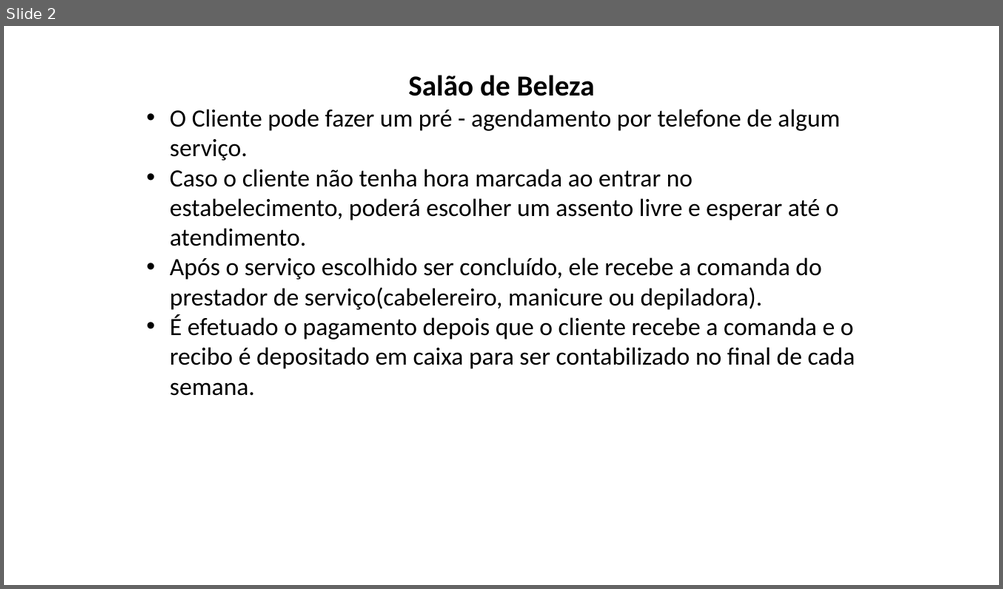
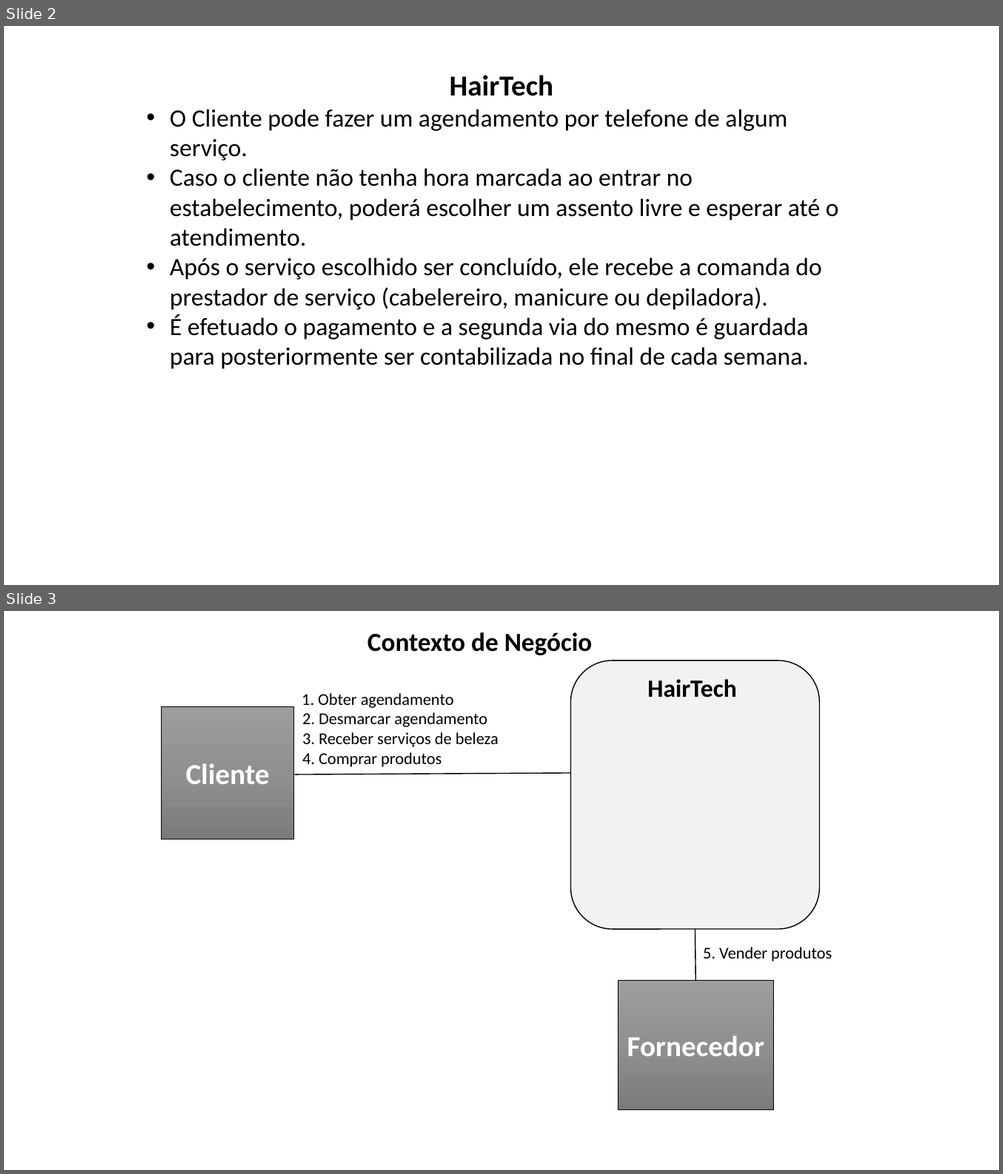
Before and after one commit to MSPowerSI/hairtech, a slide deck: artefatos/15 - Arquitetura de Negócio para cada Cenário.pptx. Shown one above the other, each under a label of ours: slide 2 before the commit, slides 2 and 3 after it. The pictures are 1003x589 and 1003x1174 pixels, drawn with LibreOffice and Linux fonts; fonts in the diff are those of the drawing. Boxes give left, top, right and bottom in pixels: in the first picture for what was removed or moved away, otherwise in the second. Text is boxed around its words. In the diff, an @@ line names an element or a change of style, - is before the commit and + after.

```diff
--- a/artefatos/15 - Arquitetura de Negócio para cada Cenário.pptx
+++ b/artefatos/15 - Arquitetura de Negócio para cada Cenário.pptx
@@ slide 3 added at [4, 611, 999, 1170], background #FFFFFF @@
@@ title added at [367, 632, 592, 655], 25.2 pt, text #000000, bold @@
+Contexto de Negócio
@@ rounded rectangle added at [570, 661, 819, 929], fill #F2F2F2, outline #000000 1 pt @@
@@ text added at [301, 693, 454, 708], 16 pt, text #000000 @@
+1. Obter agendamento
@@ text added at [647, 679, 737, 698], 24 pt, text #000000, bold @@
+HairTech
@@ rectangle added at [162, 706, 293, 840], fill gradient #9D9D9D to #909090 to #7C7C7C, outline #000000 0.5 pt, 28 pt, text #FFFFFF, bold @@
+Cliente
@@ text added at [302, 712, 487, 727], 16 pt, text #000000 @@
+2. Desmarcar agendamento
@@ text added at [302, 732, 498, 747], 16 pt, text #000000 @@
+3. Receber serviços de beleza
@@ text added at [302, 752, 441, 767], 16 pt, text #000000 @@
+4. Comprar produtos
@@ line added from (294, 775) to (570, 773), #000000 1 pt @@
@@ line added from (695, 930) to (696, 981), #000000 1 pt @@
@@ text added at [703, 947, 831, 962], 16 pt, text #000000 @@
+5. Vender produtos
@@ rectangle added at [618, 981, 774, 1111], fill gradient #9D9D9D to #909090 to #7C7C7C, outline #000000 0.5 pt, 28 pt, text #FFFFFF, bold @@
+Fornecedor
@@ slide 2 changed as well @@
@@ text at [170, 75, 787, 161]: text changed @@
-Salão de Beleza
-• O Cliente pode fazer um pré - agendamento por telefone de algum serviço.
+HairTech
+• O Cliente pode fazer um agendamento por telefone de algum serviço.
@@ text at [170, 258, 821, 369]: text changed @@
-• Após o serviço escolhido ser concluído, ele recebe a comanda do prestador de serviço(cabelereiro, manicure ou depiladora).
-• É efetuado o pagamento depois que o cliente recebe a comanda e o recibo é depositado em caixa para ser contabilizado no final de cada semana.
+• Após o serviço escolhido ser concluído, ele recebe a comanda do prestador de serviço (cabelereiro, manicure ou depiladora).
+• É efetuado o pagamento e a segunda via do mesmo é guardada para posteriormente ser contabilizada no final de cada semana.
```
Also in this commit, not shown: 2 other slides changed, 4 other slides added, 1 slide removed.
